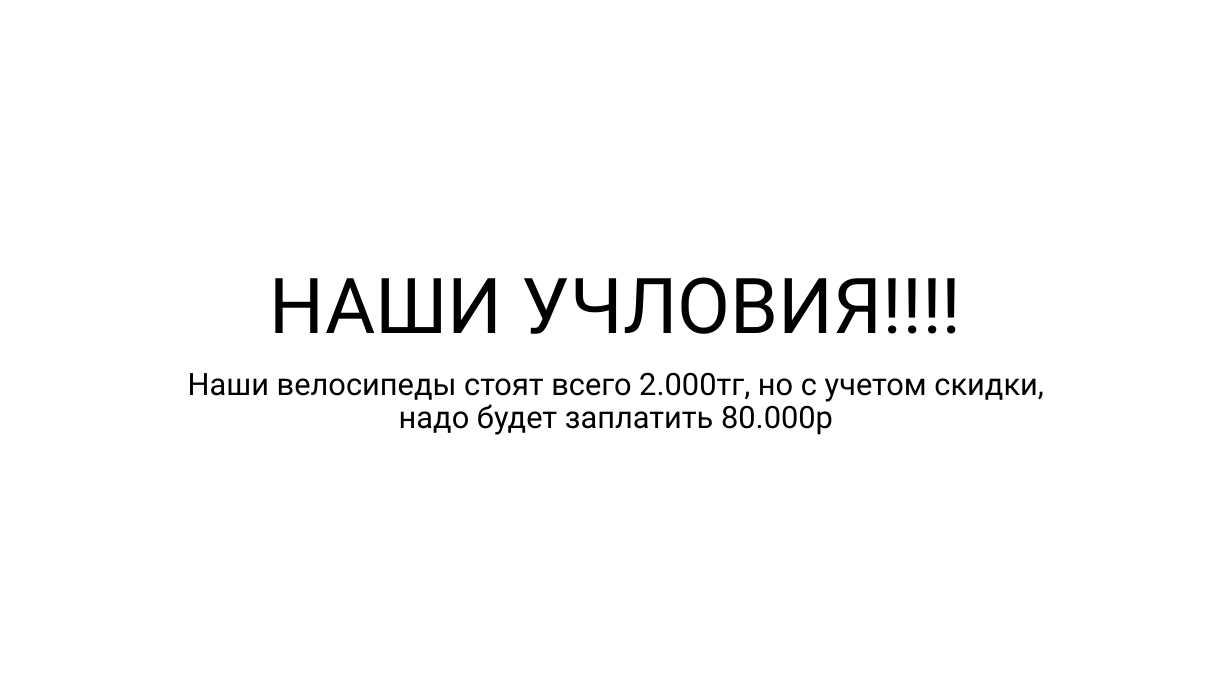
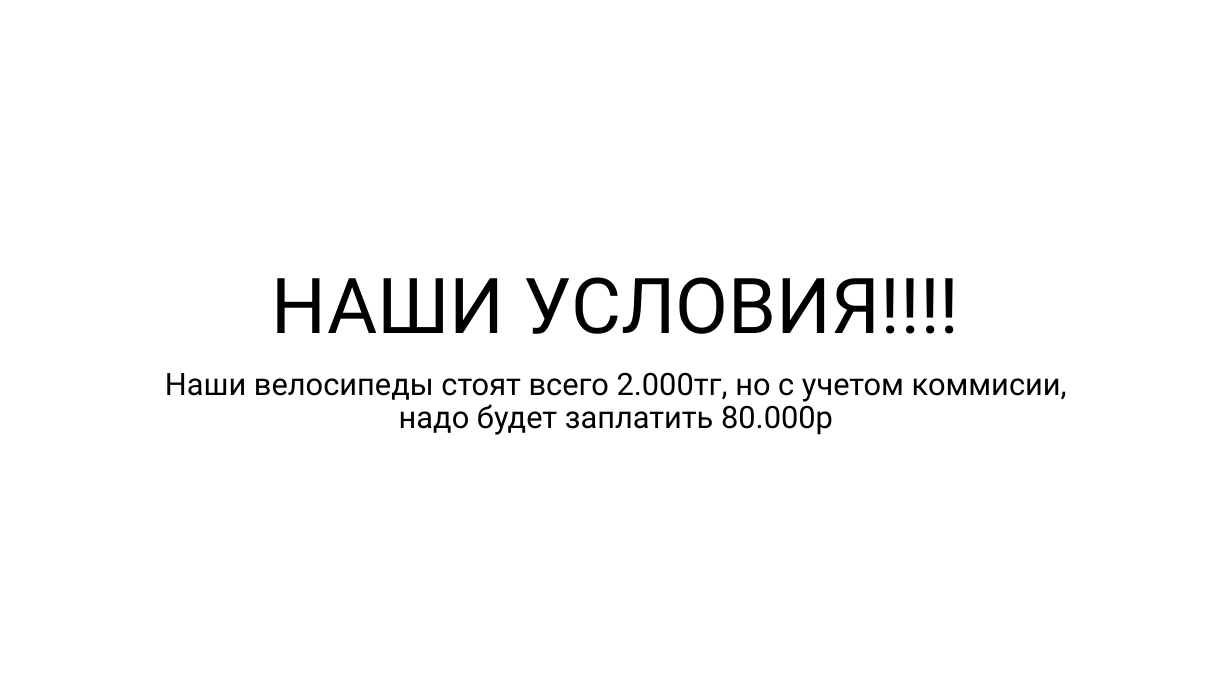
Before and after one commit to nais2008/bezumhack, a slide deck: slide 4 of Я даже запустить не могу.pptx. Drawn at 1232x693 pixels with LibreOffice and Linux fonts; fonts in the diff are those of the drawing. Boxes give left, top, right and bottom in pixels: in the first picture for what was removed or moved away, otherwise in the second. Text is boxed around its words. In the diff, an @@ line names an element or a change of style, - is before the commit and + after.

```diff
--- a/Я даже запустить не могу.pptx
+++ b/Я даже запустить не могу.pptx
@@ title at bbox=[272, 277, 960, 334]: text changed @@
-НАШИ УЧЛОВИЯ!!!!
+НАШИ УСЛОВИЯ!!!!
@@ subtitle at bbox=[165, 372, 1067, 435]: text changed @@
-Наши велосипеды стоят всего 2.000тг, но с учетом скидки, надо будет заплатить 80.000р
+Наши велосипеды стоят всего 2.000тг, но с учетом коммисии, надо будет заплатить 80.000р
```
Also in this commit, not shown: 3 other files.
